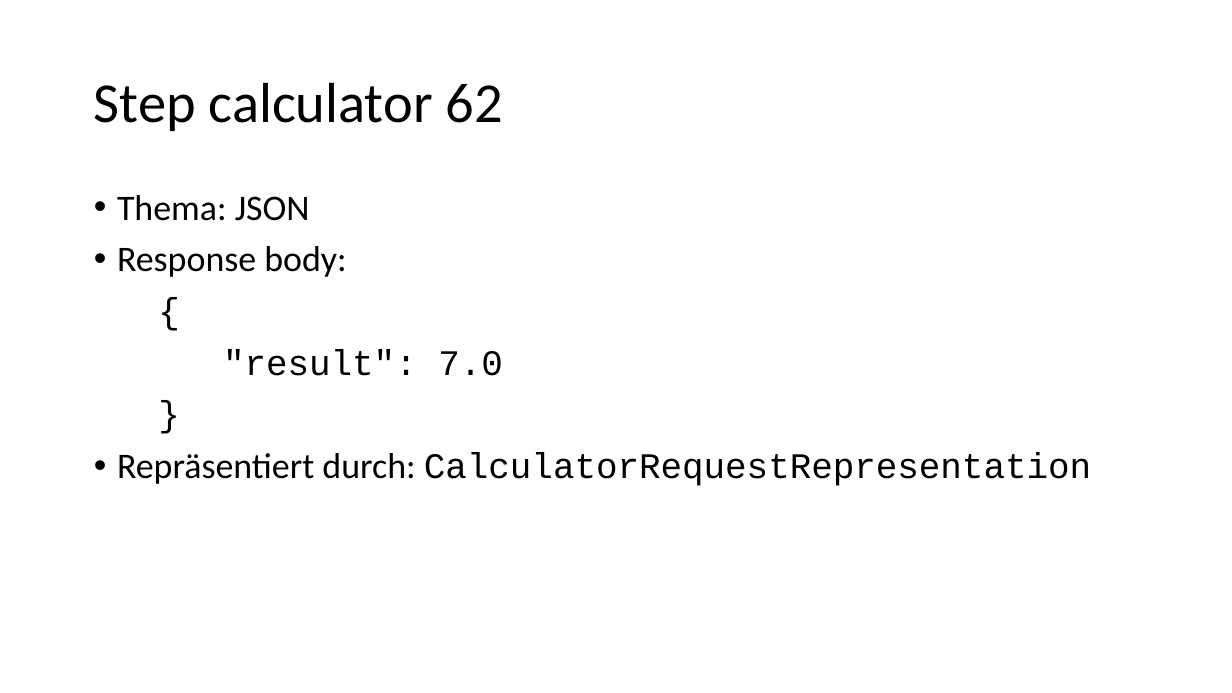
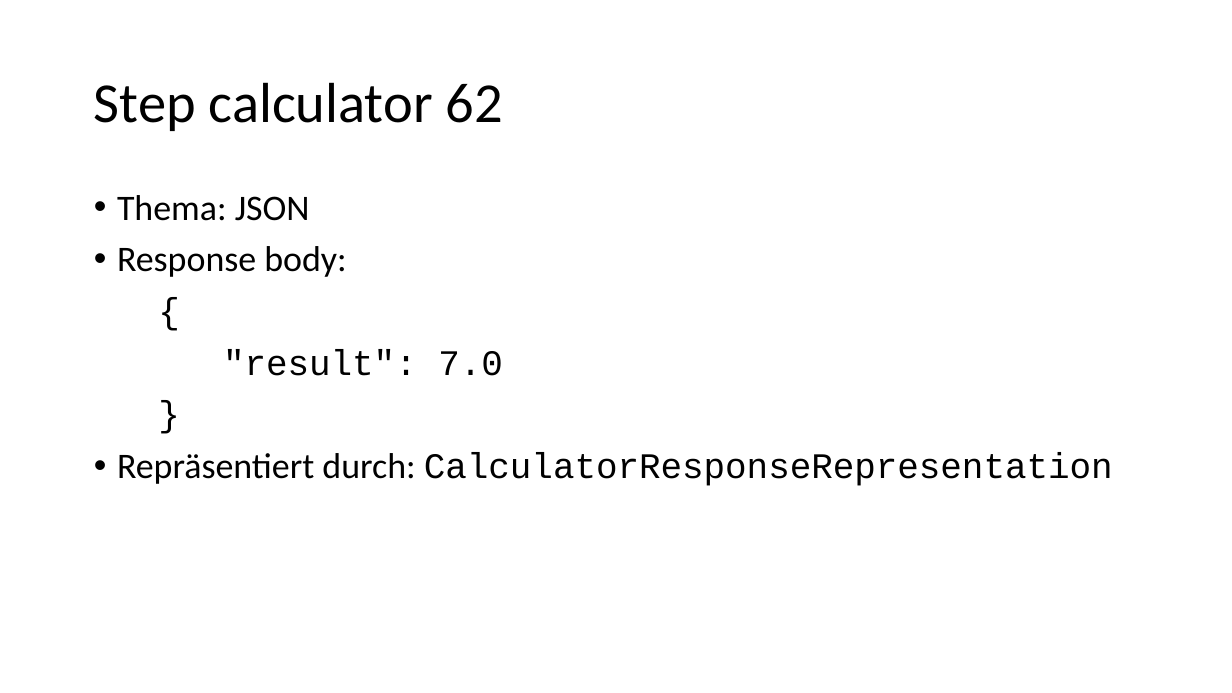
Before and after one commit to igeldo/PR4-SoSe23, a slide deck: slide 44 of Java-Starter.pptx. Drawn at 1232x693 pixels with LibreOffice and Linux fonts; fonts in the diff are those of the drawing. Boxes give left, top, right and bottom in pixels: in the first picture for what was removed or moved away, otherwise in the second. Text is boxed around its words. In the diff, an @@ line names an element or a change of style, - is before the commit and + after.

```diff
--- a/Java-Starter.pptx
+++ b/Java-Starter.pptx
@@ text at (x1=117, y1=453, x2=1113, y2=486): text changed @@
-• Repräsentiert durch: CalculatorRequestRepresentation
+• Repräsentiert durch: CalculatorResponseRepresentation
```
Also in this commit, not shown: 1 other slide changed, 9 slides added.
